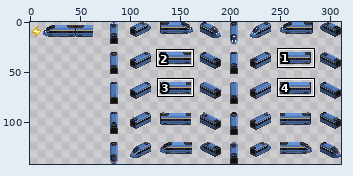
File history of a sprite sheet, src/locomotive/KTX/EUM_32bpp.png. The picture above shows the old version from afar; the outline marks the close-up.
Close-up. As it was:
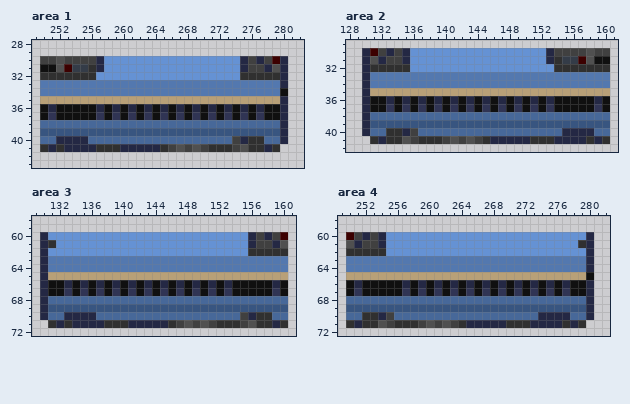
The file is 311x142 pixels. Shown: area 1: x 249..282, y 28..43; area 2: x 128..161, y 29..42; area 3: x 129..161, y 58..72; area 4: x 249..282, y 58..72. The commit also changed other parts of the picture, which this record leaves out.
New version:
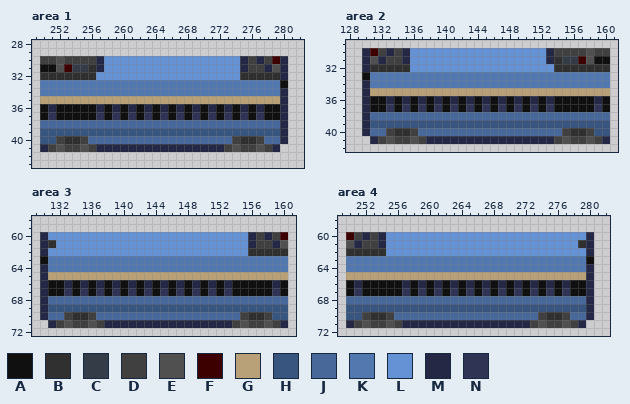
Palette (. is transparent): A #101010  B #303030  C #343c48  D #404040  E #505050  F #3c0000  G #b8a078  H #385580  J #476899  K #5378af  L #6592d4  M #242844  N #303454
Change:
Area 1:
Colour M becomes colour A in row 33 at x 280.
Colour M becomes colour B in row 40 at x 253 to 254 and 275.
Colour B becomes colour D in row 40 at x 277; in row 41 at x 273 and 276.
Colour E becomes colour D in row 41 at x 275.
Colour M becomes colour D in row 40 at x 252 and 255; in row 41 at x 251, 253 to 254, 256 and 278.
Colour B becomes colour E in row 41 at x 252 and 277.
Colour D becomes colour E in row 41 at x 274.
Colour M becomes colour E in row 41 at x 255.
Colour J becomes colour H in row 40 at x 250 to 251.
Colour A becomes colour M in row 34 at x 280.
Colour B becomes colour M in row 41 at x 250, 257 to 259, 265, 271 to 272 and 279.
Colour D becomes colour M in row 41 at x 266, 268 and 270.
Colour E becomes colour M in row 41 at x 267 and 269.
Area 2:
Colour M becomes colour A in row 33 at x 130.
Colour M becomes colour B in row 40 at x 135 and 156 to 157.
Colour B becomes colour D in row 40 at x 133; in row 41 at x 134 and 137.
Colour E becomes colour D in row 41 at x 135.
Colour M becomes colour D in row 40 at x 155 and 158; in row 41 at x 132, 154, 156 to 157 and 159.
Colour B becomes colour E in row 41 at x 133 and 158.
Colour D becomes colour E in row 41 at x 136.
Colour M becomes colour E in row 41 at x 155.
Colour J becomes colour H in row 40 at x 159 to 160.
Colour B becomes colour M in row 41 at x 131, 138 to 139, 145, 151 to 153 and 160.
Colour D becomes colour M in row 41 at x 140, 142 and 144.
Colour E becomes colour M in row 41 at x 141 and 143.
Area 3:
Colour M becomes colour A in row 63 at x 130.
Colour M becomes colour B in row 70 at x 134 to 135 and 156.
Colour B becomes colour D in row 70 at x 158; in row 71 at x 154 and 157.
Colour E becomes colour D in row 71 at x 156.
Colour M becomes colour D in row 70 at x 133 and 136; in row 71 at x 132, 134 to 135, 137 and 159.
Colour B becomes colour E in row 71 at x 133 and 158.
Colour D becomes colour E in row 71 at x 155.
Colour M becomes colour E in row 71 at x 136.
Colour J becomes colour H in row 70 at x 159 to 160.
Colour B becomes colour M in row 71 at x 131, 138 to 140, 146, 152 to 153 and 160.
Colour D becomes colour M in row 71 at x 147, 149 and 151.
Colour E becomes colour M in row 71 at x 148 and 150.
Area 4:
Colour M becomes colour A in row 63 at x 280.
Colour M becomes colour B in row 70 at x 254 and 275 to 276.
Colour B becomes colour D in row 70 at x 252; in row 71 at x 253 and 256.
Colour E becomes colour D in row 71 at x 254.
Colour M becomes colour D in row 70 at x 274 and 277; in row 71 at x 251, 273, 275 to 276 and 278.
Colour B becomes colour E in row 71 at x 252 and 277.
Colour D becomes colour E in row 71 at x 255.
Colour M becomes colour E in row 71 at x 274.
Colour J becomes colour H in row 70 at x 250 to 251.
Colour A becomes colour M in row 65 at x 280.
Colour B becomes colour M in row 71 at x 250, 257 to 258, 264, 270 to 272 and 279.
Colour D becomes colour M in row 71 at x 259, 261 and 263.
Colour E becomes colour M in row 71 at x 260 and 262.
